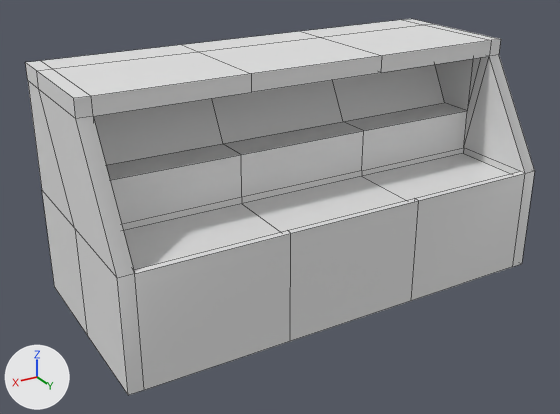
The FBX model models/ShelfMeats.fbx, before and after one commit.
Rendered twice from a 50 mm lens placed at (1.73, 2.75, 1.74), pointed at (0.09, 0.02, 0.38). The lights are fixed; the arrows at lower left show +X, +Y and +Z. Mesh edges are drawn as thin lines. Where no turn or scale is listed for an object, it has been applied to the vertices.

Script lines for the objects in view, before the commit:
```python
me_mesh = bpy.data.meshes.new('Mesh')
me_mesh.from_pydata(...)  # 100 vertices, 92 faces; spans x -1.01..1.01, y -0.47..0.47, z 0.0..1.04
ob_box003 = bpy.data.objects.new('Box003', me_mesh)
ob_box003.location = (0.0, 0.0, 0.0)
```
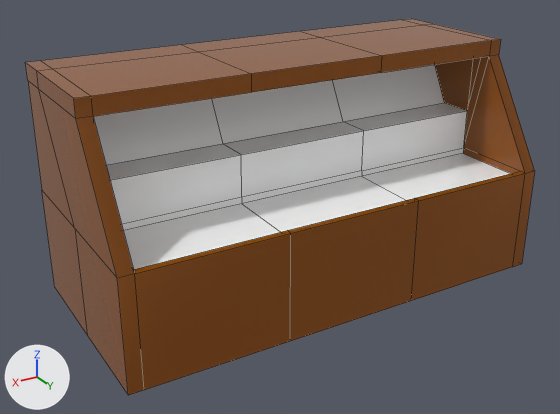
Commit message: Added materials to shelves

The change, as JSON lines over the scene's bpy script:
```json
{"op": "add", "block": "mat_material__220", "code": ["mat_material__220 = principled_material('Material #220')", "mat_material__220.base_color = (1.0, 1.0, 1.0)  # white #ffffff", "mat_material__220.roughness = 0.0"]}
{"op": "add", "block": "mat_material__218", "code": ["mat_material__218 = principled_material('Material #218')", "mat_material__218.base_color = (0.284, 0.0802, 0.0037)  # brown #91500c", "mat_material__218.roughness = 0.0"]}
{"block": "me_mesh", "where": "me_mesh.from_pydata(...)  # 100 vertices, 92 faces; spans x -1.01..1.01, y -0.47..0.47, z 0.0..1.04"}
{"block": "me_mesh", "where": "# used by ob_box003; location = (0.0, 0.0, 0.0)"}
{"block": "me_mesh", "change": "me_mesh part 1: 77 of the faces centred in x -1.01..1.01, y -0.47..0.47, z 0.24..1.04 switch from no material to mat_material__218 (brown #91500c)"}
{"block": "me_mesh", "change": "me_mesh part 2: all 15 faces centred in x -0.63..0.63, y -0.17..0.26, z 0.46..0.81 switch from no material to mat_material__220 (white #ffffff)"}
```

Where the change shows, as pixel boxes (x1, y1, x2, y2) in the pictures (560 x 414 px):
```json
{"part": 1, "of": "me_mesh", "change": "recoloured", "before": [25, 19, 535, 395], "after": [25, 19, 535, 395], "on screen": "white to brown"}
{"part": 2, "of": "me_mesh", "change": "recoloured", "before": [93, 65, 511, 269], "after": [93, 65, 511, 269]}
```
